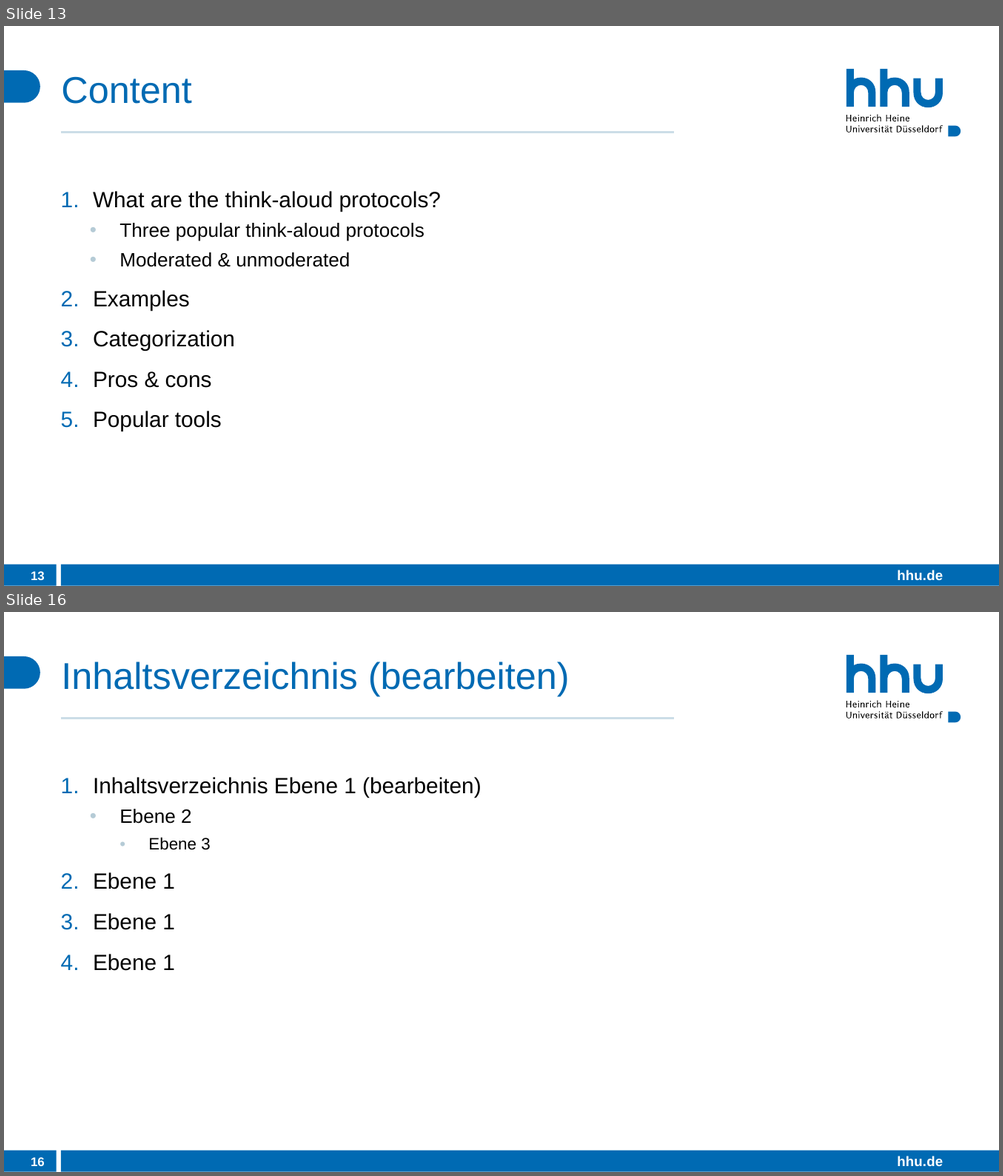
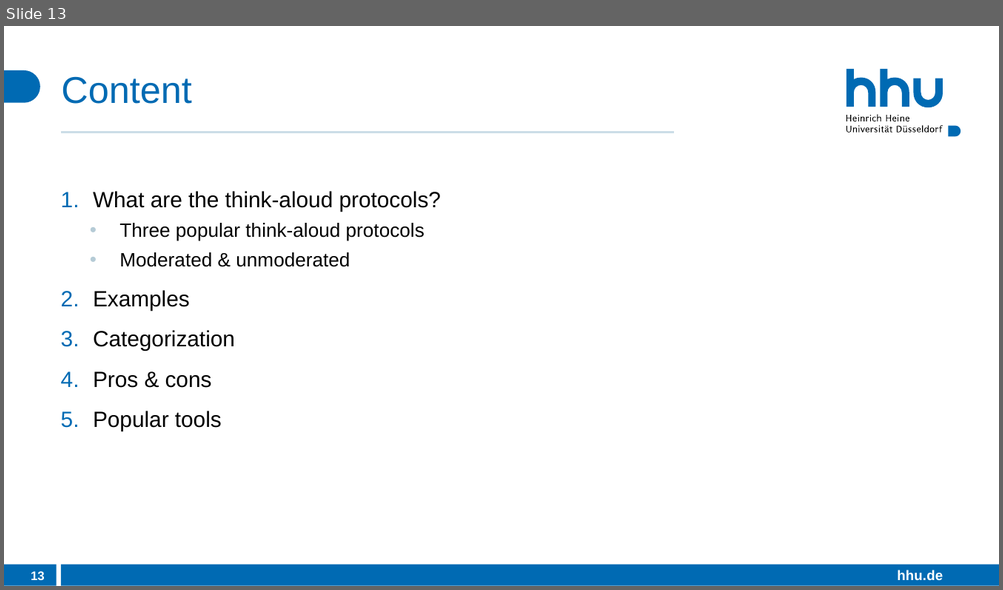
Before and after one commit to DerHyper/User-Experience-UX-Design-and-Management, a slide deck: Praesentation.pptx. Shown one above the other, each under a label of ours: slides 13 and 16 before the commit, slide 13 after it; the slides between them are not shown. The pictures are 1003x1176 and 1003x590 pixels, drawn with LibreOffice and Linux fonts; fonts in the diff are those of the drawing. Boxes give left, top, right and bottom in pixels: in the first picture for what was removed or moved away, otherwise in the second. Text is boxed around its words. In the diff, an @@ line names an element or a change of style, - is before the commit and + after.

```diff
--- a/Praesentation.pptx
+++ b/Praesentation.pptx
@@ slide 16 removed at bbox=[4, 612, 999, 1172], background #FFFFFF; not listed: 26 template elements that a slide beside it also shows @@
@@ title removed at bbox=[61, 662, 569, 696] @@
-Inhaltsverzeichnis (bearbeiten)
@@ text removed at bbox=[93, 777, 481, 971] @@
-1. Inhaltsverzeichnis Ebene 1 (bearbeiten)
-  • Ebene 2
-    • Ebene 3
-2. Ebene 1
-3. Ebene 1
-4. Ebene 1
@@ page number removed at bbox=[31, 1157, 45, 1166] @@
-16
```
Also in this commit, not shown: 2 slides changed, 3 slides added, 24 other slides removed.
